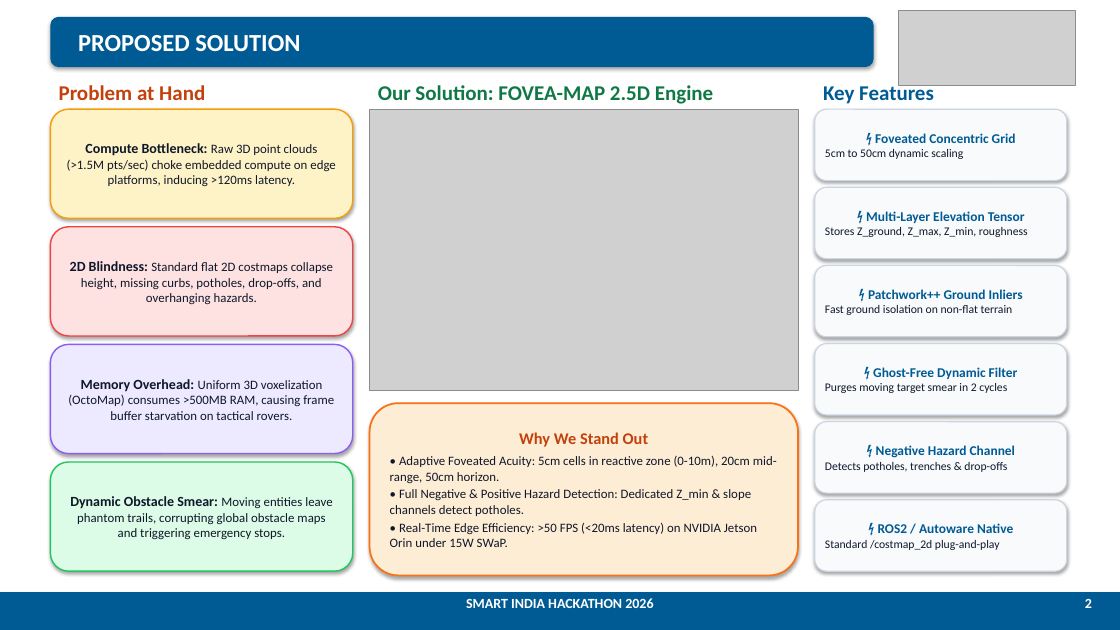
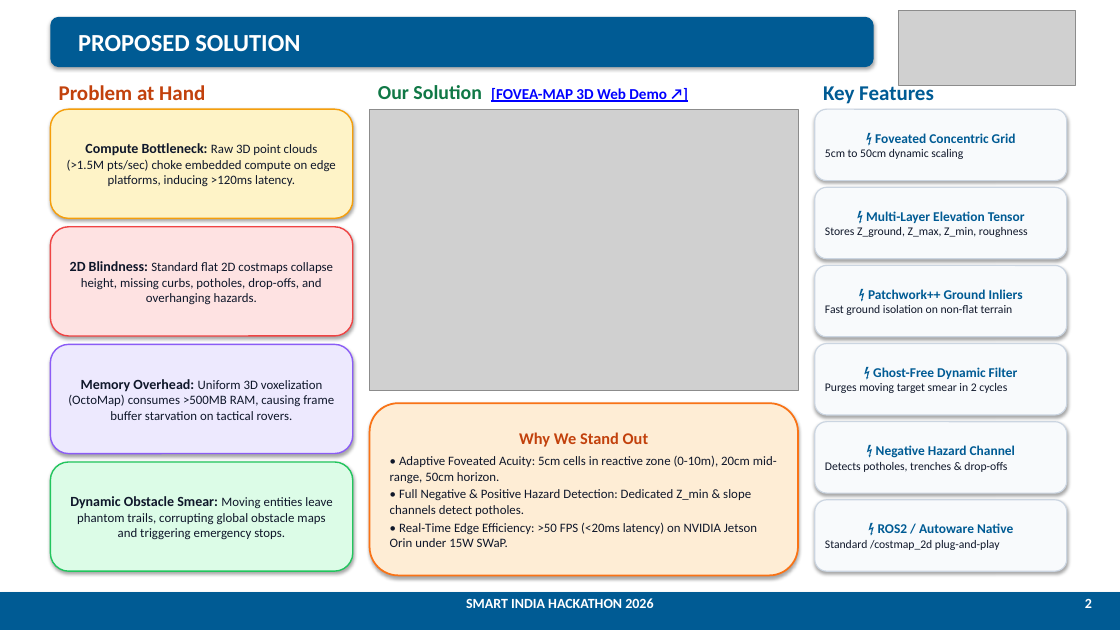
Before and after one commit to MANAV0060/SIH-PROJECT, a slide deck: slide 2 of SIH26053_LiDAR_Mapping_Master_Submission.pptx. Drawn at 1120x630 pixels with LibreOffice and Linux fonts; fonts in the diff are those of the drawing; grey boxes stand for pictures. Boxes give left, top, right and bottom in pixels: in the first picture for what was removed or moved away, otherwise in the second. Text is boxed around its words. In the diff, an @@ line names an element or a change of style, - is before the commit and + after.

```diff
--- a/SIH26053_LiDAR_Mapping_Master_Submission.pptx
+++ b/SIH26053_LiDAR_Mapping_Master_Submission.pptx
@@ text at bbox=[378, 85, 667, 102]: text changed; size 18 to 13 pt; text colour #107846 to #0000FF @@
-Our Solution: FOVEA-MAP 2.5D Engine
+Our Solution [FOVEA-MAP 3D Web Demo ↗]
```
Also in this commit, not shown: 1 other slide changed, 3 other files.
